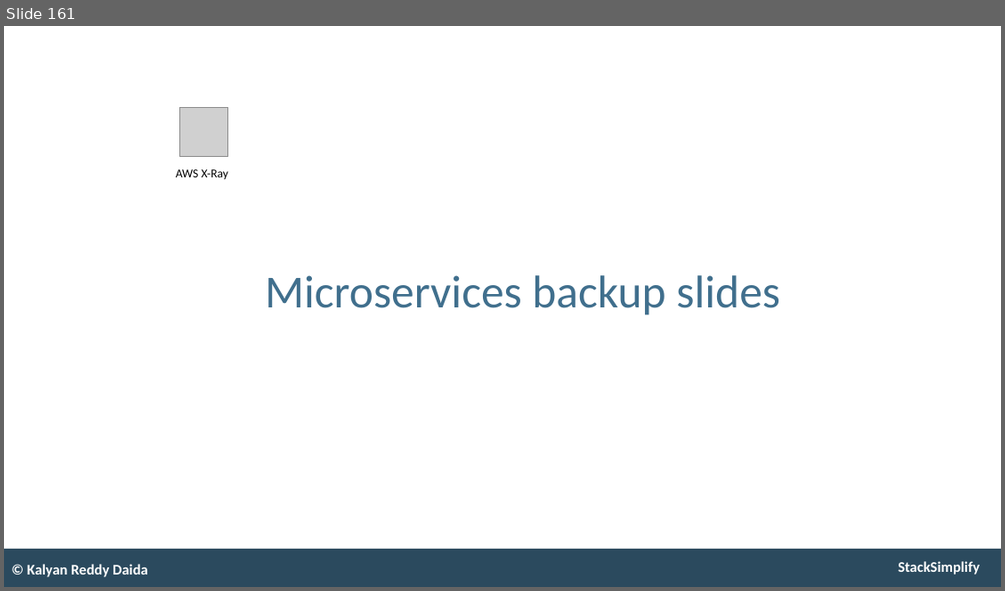
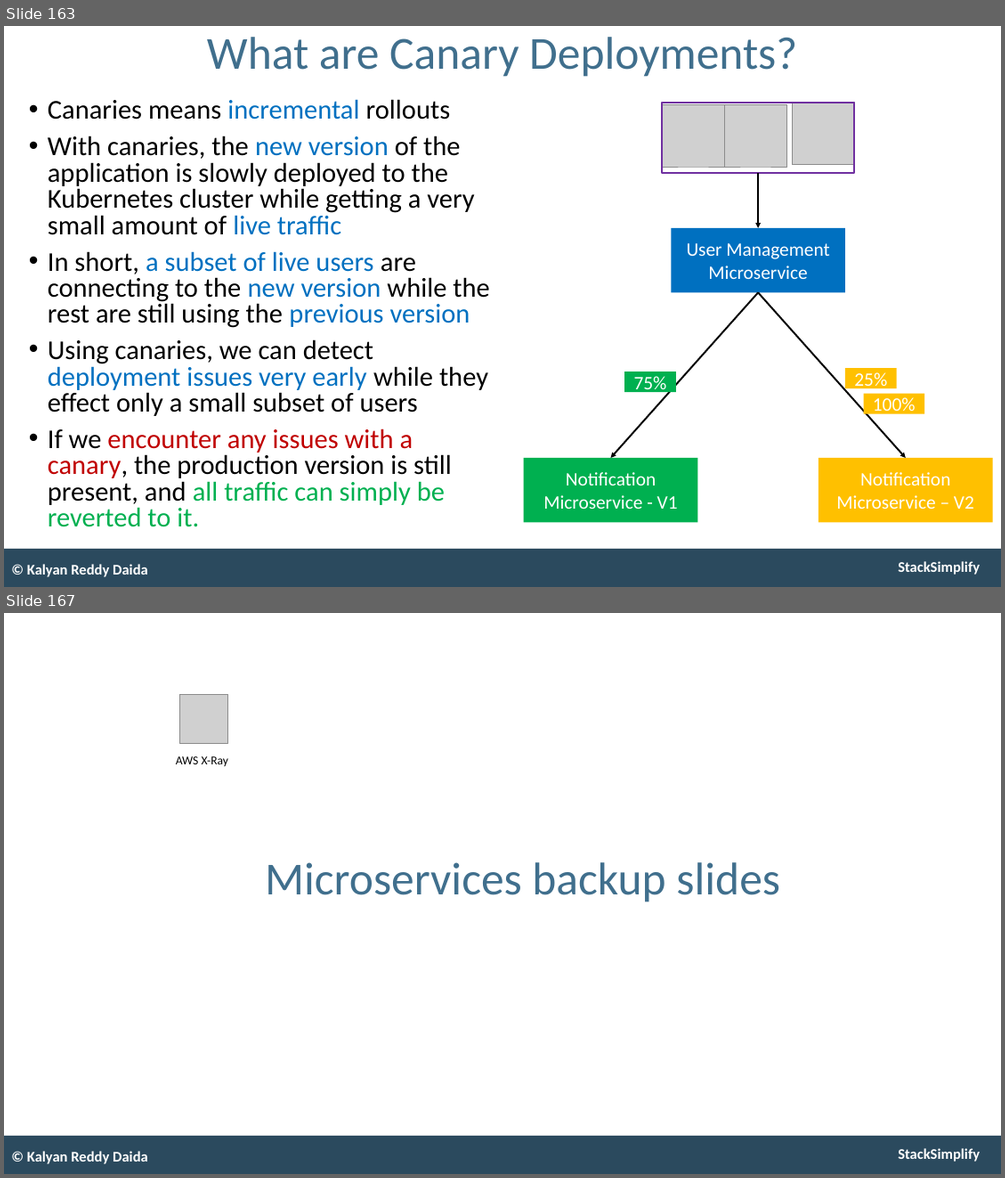
Before and after one commit to talvionyx/aws-eks-kubernetes-masterclass, a slide deck: presentation/AWS-Fargate-and-EKS-Masterclass.pptx. Shown one above the other, each under a label of ours: slide 161 before the commit, slides 163 and 167 after it; the slides between them are not shown. The pictures are 1005x591 and 1005x1178 pixels, drawn with LibreOffice and Linux fonts; fonts in the diff are those of the drawing; grey boxes stand for pictures. Boxes give left, top, right and bottom in pixels: in the first picture for what was removed or moved away, otherwise in the second. Text is boxed around its words. In the diff, an @@ line names an element or a change of style, - is before the commit and + after.

```diff
--- a/presentation/AWS-Fargate-and-EKS-Masterclass.pptx
+++ b/presentation/AWS-Fargate-and-EKS-Masterclass.pptx
@@ slide 163 added at bbox=[4, 26, 1001, 587], background #FFFFFF; not listed: 2 template elements that a slide beside it also shows @@
@@ title added at bbox=[207, 37, 797, 77], 53 pt, text #406F8D @@
+What are Canary Deployments?
@@ text added at bbox=[48, 99, 489, 527], 31.4 pt, text #000000 @@
+• Canaries means incremental rollouts
+• With canaries, the new version of the application is slowly deployed to the Kubernetes cluster while getting a very small amount of live traffic
+• In short, a subset of live users are connecting to the new version while the rest are still using the previous version
+• Using canaries, we can detect deployment issues very early while they effect only a small subset of users
+• If we encounter any issues with a canary, the production version is still present, and all traffic can simply be reverted to it.
@@ group added at bbox=[662, 102, 854, 173]: 3 pictures, 1 rectangle @@
@@ arrow added from (758, 173) to (758, 228), #000000 2 pt @@
@@ rectangle added at bbox=[671, 228, 845, 292], fill #0070C0, 22 pt, text #FFFFFF @@
+User Management Microservice
@@ arrow added from (758, 293) to (611, 458), #000000 2 pt @@
@@ arrow added from (758, 293) to (906, 458), #000000 2 pt @@
@@ rectangle added at bbox=[624, 371, 676, 393], fill #00B050, 22 pt, text #FFFFFF @@
+75%
@@ rectangle added at bbox=[845, 368, 896, 388], fill #FFC000, 22 pt, text #FFFFFF @@
+25%
@@ rectangle added at bbox=[863, 393, 924, 413], fill #FFC000, 22 pt, text #FFFFFF @@
+100%
@@ rectangle added at bbox=[524, 458, 698, 522], fill #00B050, 22 pt, text #FFFFFF @@
+Notification Microservice - V1
@@ rectangle added at bbox=[818, 458, 993, 522], fill #FFC000, 22 pt, text #FFFFFF @@
+Notification Microservice – V2
@@ text added at bbox=[27, 564, 148, 577], 17 pt, text #FFFFFF, bold @@
+© Kalyan Reddy Daida
@@ what was slide 161 is now slide 167 @@
```
Also in this commit, not shown: 7 slides changed, 6 other slides added, 1 slide removed, 1 other file.
